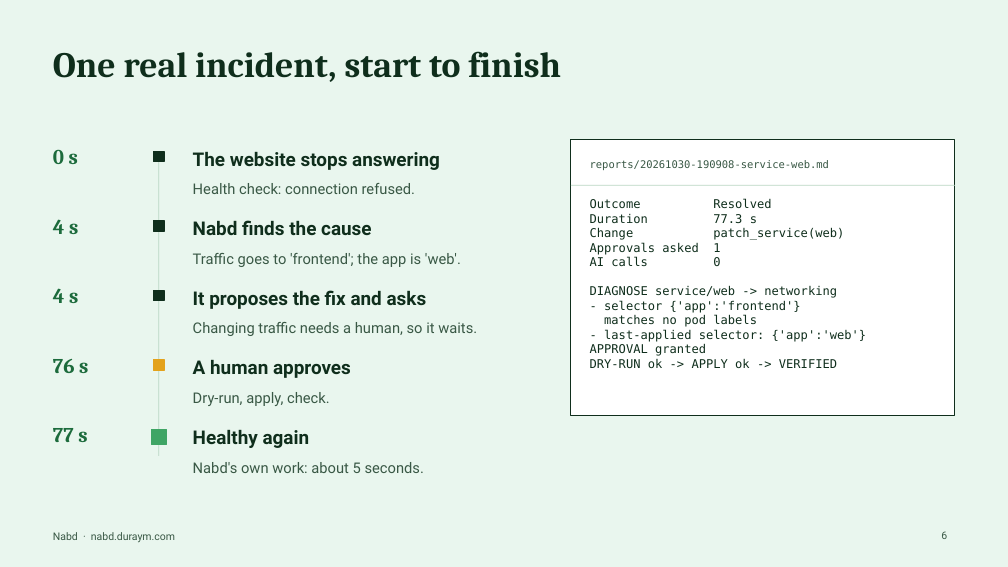
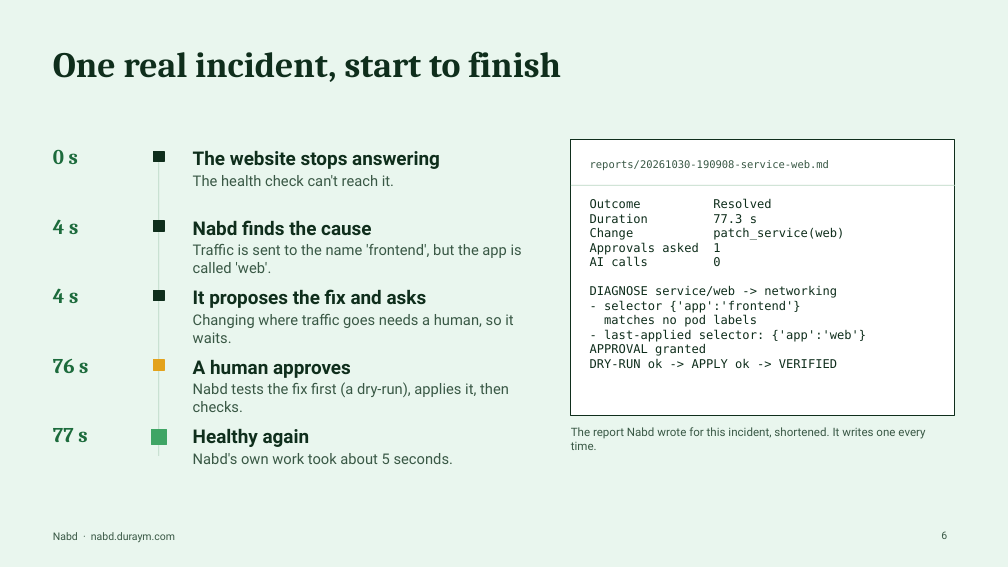
Before and after one commit to moaddreem/k8s-healing-agent, a slide deck: slide 6 of submission/Nabd-deck.pptx. Drawn at 1008x567 pixels with LibreOffice and Linux fonts; fonts in the diff are those of the drawing. Boxes give left, top, right and bottom in pixels: in the first picture for what was removed or moved away, otherwise in the second. Text is boxed around its words. In the diff, an @@ line names an element or a change of style, - is before the commit and + after.

```diff
--- a/submission/Nabd-deck.pptx
+++ b/submission/Nabd-deck.pptx
@@ text at [193,175,394,186]: text changed @@
-Health check: connection refused.
+The health check can't reach it.
@@ text at [193,244,522,273]: text changed @@
-Traffic goes to 'frontend'; the app is 'web'.
+Traffic is sent to the name 'frontend', but the app is called 'web'.
@@ text at [193,314,513,343]: text changed @@
-Changing traffic needs a human, so it waits.
+Changing where traffic goes needs a human, so it waits.
@@ vertical alignment middle to top in 5 elements at [193,453,453,464], [193,314,513,343], [193,244,522,273], [193,175,394,186], [193,382,509,412] @@
@@ text at [193,382,509,412]: text changed @@
-Dry-run, apply, check.
+Nabd tests the fix first (a dry-run), applies it, then checks.
@@ text added at [571,427,925,450], 11 pt, text #395845 @@
+The report Nabd wrote for this incident, shortened. It writes one every time.
@@ text at [193,453,453,464]: text changed @@
-Nabd's own work: about 5 seconds.
+Nabd's own work took about 5 seconds.
```
Also in this commit, not shown: 5 other slides changed, 2 other files.
